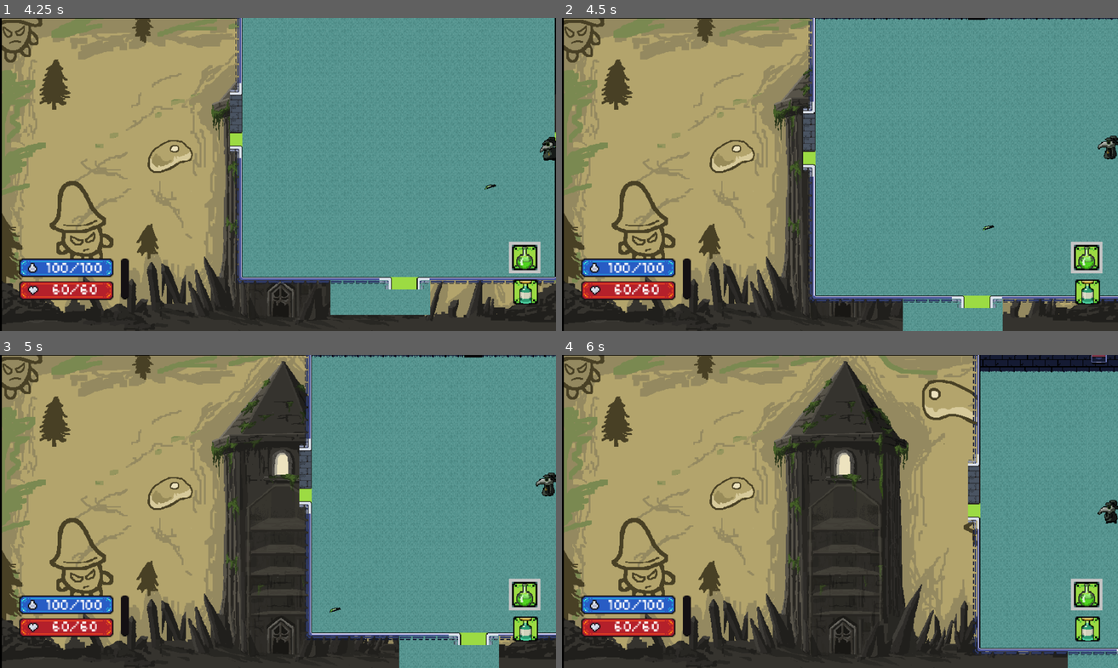
Above: before the commit, frames 1-4 (two rows, left to right).
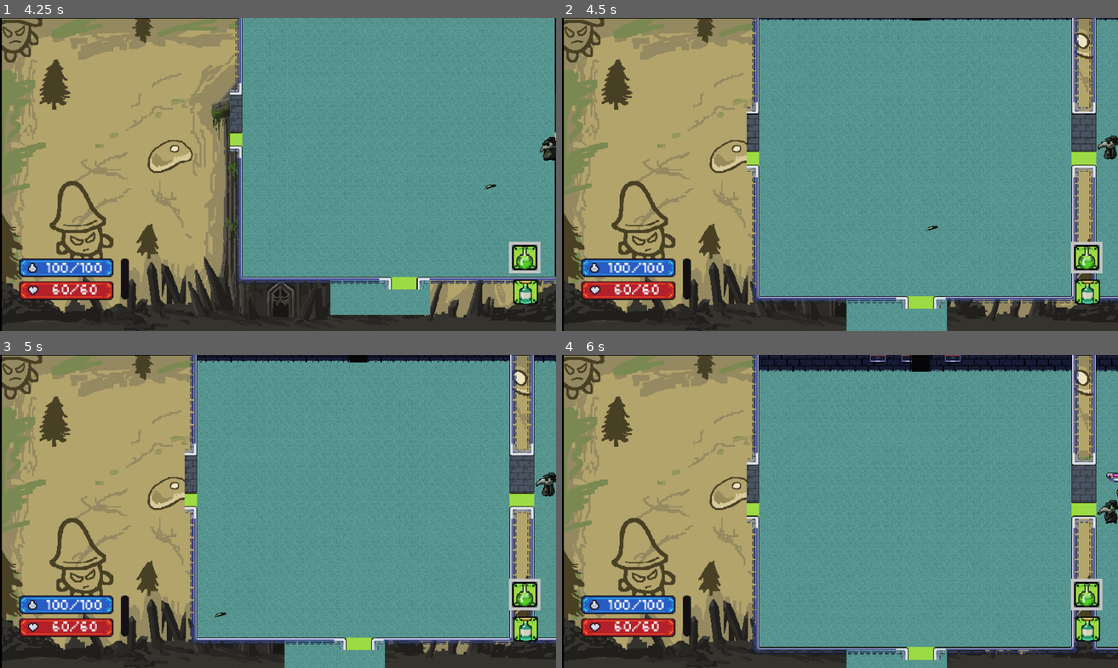
Above: after the commit, the same moments.

Repository: JohnHuber99/Black-Tower
Game: Godot game, scene res://Main_Menu/Main_Menu.tscn
Two runs of this game, one before a commit and one after it. Both use one fixed random seed, a clock stepped at 60 frames per second and the inputs below. Sound files missing from this copy of the repository are replaced by a short silence.
Inputs (mouse positions are in pixels of both pictures, inside the frame that each line leads up to):
- Up to frame 1 (4.25 s): click (389, 218) at 0.5 s; move the mouse to (272, 268) at 1.27 s; press the mouse at (272, 268) at 1.28 s; hold D (right) 1.28-2.03 s; move the mouse to (166, 190) at 2.02 s; release the mouse at (166, 190) at 2.03 s; hold S (down) 2.03-2.78 s; tap K (down_camera) at 2.1 s; move the mouse to (333, 105) at 2.77 s; hold D (right) 2.78-3.53 s; hold J (left_camera) 2.78-3.53 s; move the mouse to (250, 237) at 3.52 s; hold W (up) from 3.53 s (still down); tap L (right_camera) at 3.6 s; click (250, 237) at 3.67 s
- Up to frame 2 (4.5 s): move the mouse to (1006, 221) at 4.27 s; release W (up) at 4.28 s; hold A (left) from 4.28 s (still down); hold E (spell) from 4.28 s (still down)
- Up to frame 3 (5 s): keep holding A (left); keep holding E (spell)
- Up to frame 4 (6 s): move the mouse to (673, 464) at 5.02 s; release E (spell) at 5.03 s; tap I (up_camera) at 5.1 s; move the mouse to (867, 511) at 5.77 s; release A (left) at 5.78 s; press the mouse at (867, 511) at 5.78 s; hold S (down) from 5.78 s (still down)

Frame 1 is identical in both runs. In frame 2, 17% of the frame differs, in the area x 33-100%, y 0-100%; in frame 3, 28%; in frame 4, 45%.

Commit message:
Fixed Doors
Fixed Doors

Diff:
--- a/Dungeon/Door/doorCode.gd
+++ b/Dungeon/Door/doorCode.gd
@@ -9,7 +9,7 @@
 	var room = get_parent().get_parent()
 	if body.is_in_group("player") and room.get_is_cleared():  # Ensure the player is in a "player" group
 		match get_parent().type:
-			"right": player.global_position += Vector2(58, 0)
-			"left": player.global_position += Vector2(-58, 0)
+			"right": player.global_position += Vector2(65, 0)
+			"left": player.global_position += Vector2(-65, 0)
 			"up": player.global_position += Vector2(0, -110)
 			"down": player.global_position += Vector2(0, 110)
--- a/Rooms/door_down.tscn
+++ b/Rooms/door_down.tscn
@@ -15,7 +15,7 @@
 sources/0 = SubResource("TileSetAtlasSource_e5rgq")
 
 [sub_resource type="RectangleShape2D" id="RectangleShape2D_4qw6k"]
-size = Vector2(28, 3)
+size = Vector2(28, 9)
 
 [node name="Door_Down" type="Node2D"]
 script = ExtResource("1_4qw6k")
@@ -28,5 +28,5 @@
 script = ExtResource("3_kqshn")
 
 [node name="CollisionShape2D" type="CollisionShape2D" parent="Area2D"]
-position = Vector2(32, -15.5)
+position = Vector2(32, -18.5)
 shape = SubResource("RectangleShape2D_4qw6k")
--- a/Rooms/door_left.tscn
+++ b/Rooms/door_left.tscn
@@ -35,7 +35,7 @@
 sources/0 = SubResource("TileSetAtlasSource_7741b")
 
 [sub_resource type="RectangleShape2D" id="RectangleShape2D_31agj"]
-size = Vector2(10, 13)
+size = Vector2(16, 13)
 
 [node name="Door_Left" type="Node2D"]
 script = ExtResource("1_1twu7")
@@ -48,5 +48,5 @@
 script = ExtResource("3_mw8oy")
 
 [node name="CollisionShape2D" type="CollisionShape2D" parent="Area2D"]
-position = Vector2(12, -23.5)
+position = Vector2(15, -23.5)
 shape = SubResource("RectangleShape2D_31agj")
--- a/Rooms/door_right.tscn
+++ b/Rooms/door_right.tscn
@@ -35,7 +35,7 @@
 sources/0 = SubResource("TileSetAtlasSource_7741b")
 
 [sub_resource type="RectangleShape2D" id="RectangleShape2D_1twu7"]
-size = Vector2(15, 12)
+size = Vector2(21, 12)
 
 [node name="Door_Right" type="Node2D"]
 script = ExtResource("1_31agj")
@@ -48,5 +48,5 @@
 script = ExtResource("3_2qvgf")
 
 [node name="CollisionShape2D" type="CollisionShape2D" parent="Area2D"]
-position = Vector2(6.5, -24)
+position = Vector2(3.5, -24)
 shape = SubResource("RectangleShape2D_1twu7")
Not shown: 1 places in Rooms/Big_Room.tscn that only renumber resources
Not shown: 1 places in Rooms/Long_Room.tscn that only renumber resources
Not shown: 1 places in Rooms/Normal_Room.tscn that only renumber resources
Not shown: 1 places in Rooms/Starting_Room.tscn that only renumber resources
